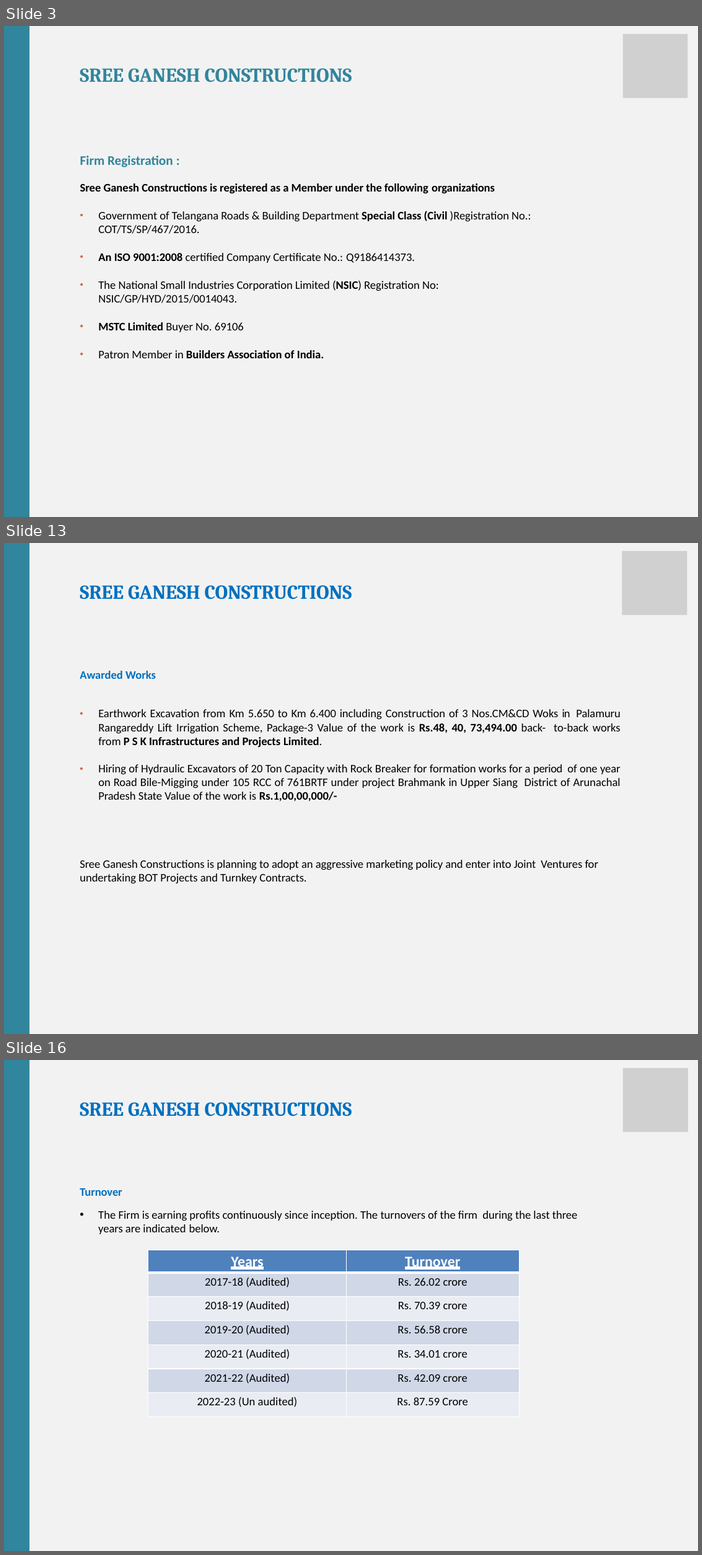
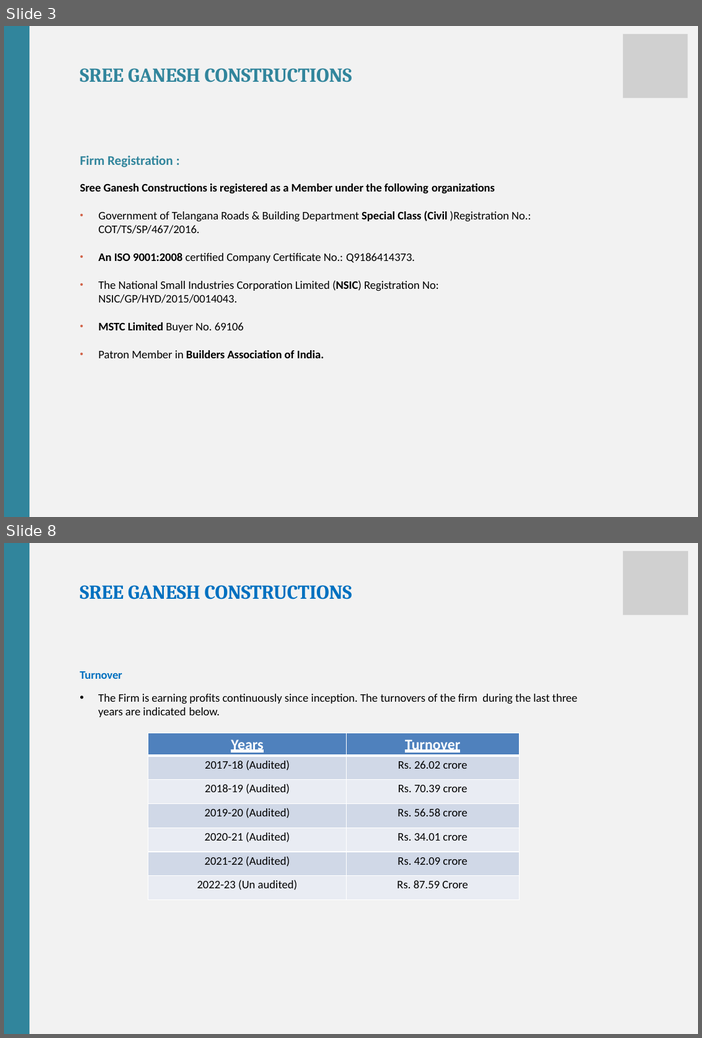
Before and after one commit to mintuhouse/sreeganesh, a slide deck: downloads/SGC_Profile.pptx. Shown one above the other, each under a label of ours: slides 3, 13 and 16 before the commit, slides 3 and 8 after it; the slides between them are not shown. The pictures are 702x1555 and 702x1038 pixels, drawn with LibreOffice and Linux fonts; fonts in the diff are those of the drawing; grey boxes stand for pictures. Boxes give left, top, right and bottom in pixels: in the first picture for what was removed or moved away, otherwise in the second. Text is boxed around its words. In the diff, an @@ line names an element or a change of style, - is before the commit and + after.

```diff
--- a/downloads/SGC_Profile.pptx
+++ b/downloads/SGC_Profile.pptx
@@ slide 13 removed at bbox=[4, 543, 698, 1034], background #F2F2F2 @@
@@ rectangle removed at bbox=[4, 543, 29, 1034] @@
@@ picture removed at bbox=[622, 551, 688, 616] @@
@@ title removed at bbox=[80, 585, 352, 599] @@
-SREE GANESH CONSTRUCTIONS
@@ text removed at bbox=[80, 671, 621, 802] @@
-Awarded Works
-• Earthwork Excavation from Km 5.650 to Km 6.400 including Construction of 3 Nos.CM&CD Woks in Palamuru Rangareddy Lift Irrigation Scheme, Package-3 Value of the work is Rs.48, 40, 73,494.00 back- to-back works from P S K Infrastructures and Projects Limited.
-• Hiring of Hydraulic Excavators of 20 Ton Capacity with Rock Breaker for formation works for a period of one year on Road Bile-Migging under 105 RCC of 761BRTF under project Brahmank in Upper Siang District of Arunachal Pradesh State Value of the work is Rs.1,00,00,000/-
@@ text removed at bbox=[80, 860, 599, 884] @@
-Sree Ganesh Constructions is planning to adopt an aggressive marketing policy and enter into Joint Ventures for undertaking BOT Projects and Turnkey Contracts.
@@ what was slide 16 is now slide 8 @@
```
Also in this commit, not shown: 5 slides changed, 7 other slides removed, 12 other files.
